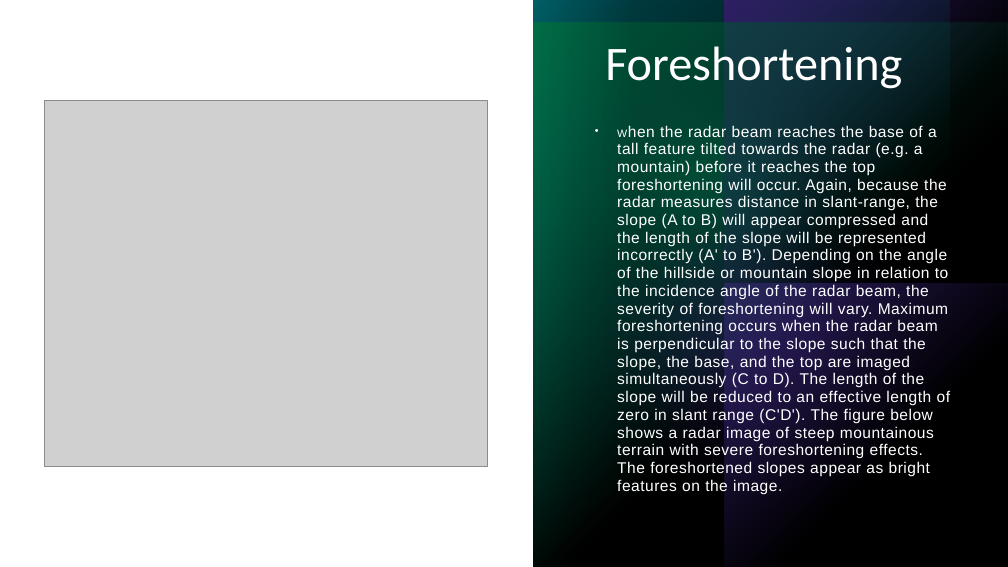
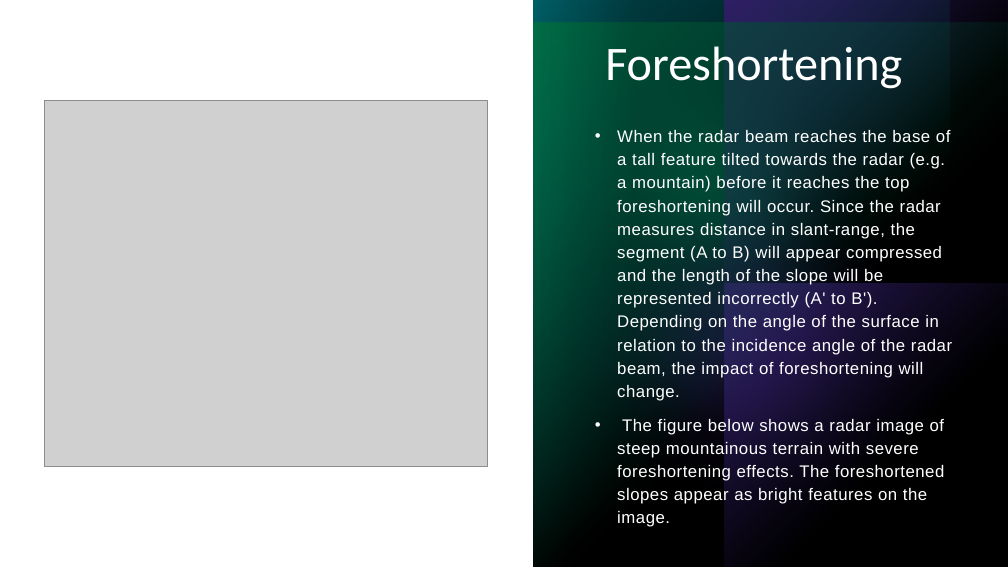
Before and after one commit to GnR98/WASDI-FadeOut, a slide deck: slide 11 of docs/ref/Presentazione_Sentinel1.pptx. Drawn at 1008x567 pixels with LibreOffice and Linux fonts; fonts in the diff are those of the drawing; grey boxes stand for pictures. Boxes give left, top, right and bottom in pixels: in the first picture for what was removed or moved away, otherwise in the second. Text is boxed around its words. In the diff, an @@ line names an element or a change of style, - is before the commit and + after.

```diff
--- a/docs/ref/Presentazione_Sentinel1.pptx
+++ b/docs/ref/Presentazione_Sentinel1.pptx
@@ text at (x1=617, y1=130, x2=952, y2=527): text changed; size 14.8 to 16 pt @@
-• When the radar beam reaches the base of a tall feature tilted towards the radar (e.g. a mountain) before it reaches the top foreshortening will occur. Again, because the radar measures distance in slant-range, the slope (A to B) will appear compressed and the length of the slope will be represented incorrectly (A' to B'). Depending on the angle of the hillside or mountain slope in relation to the incidence angle of the radar beam, the severity of foreshortening will vary. Maximum foreshortening occurs when the radar beam is perpendicular to the slope such that the slope, the base, and the top are imaged simultaneously (C to D). The length of the slope will be reduced to an effective length of zero in slant range (C'D'). The figure below shows a radar image of steep mountainous terrain with severe foreshortening effects. The foreshortened slopes appear as bright features on the image.
+• When the radar beam reaches the base of a tall feature tilted towards the radar (e.g. a mountain) before it reaches the top foreshortening will occur. Since the radar measures distance in slant-range, the segment (A to B) will appear compressed and the length of the slope will be represented incorrectly (A' to B'). Depending on the angle of the surface in relation to the incidence angle of the radar beam, the impact of foreshortening will change.
+• The figure below shows a radar image of steep mountainous terrain with severe foreshortening effects. The foreshortened slopes appear as bright features on the image.
```
Also in this commit, not shown: 15 other slides changed, 10 slides added, 2 slides removed.
